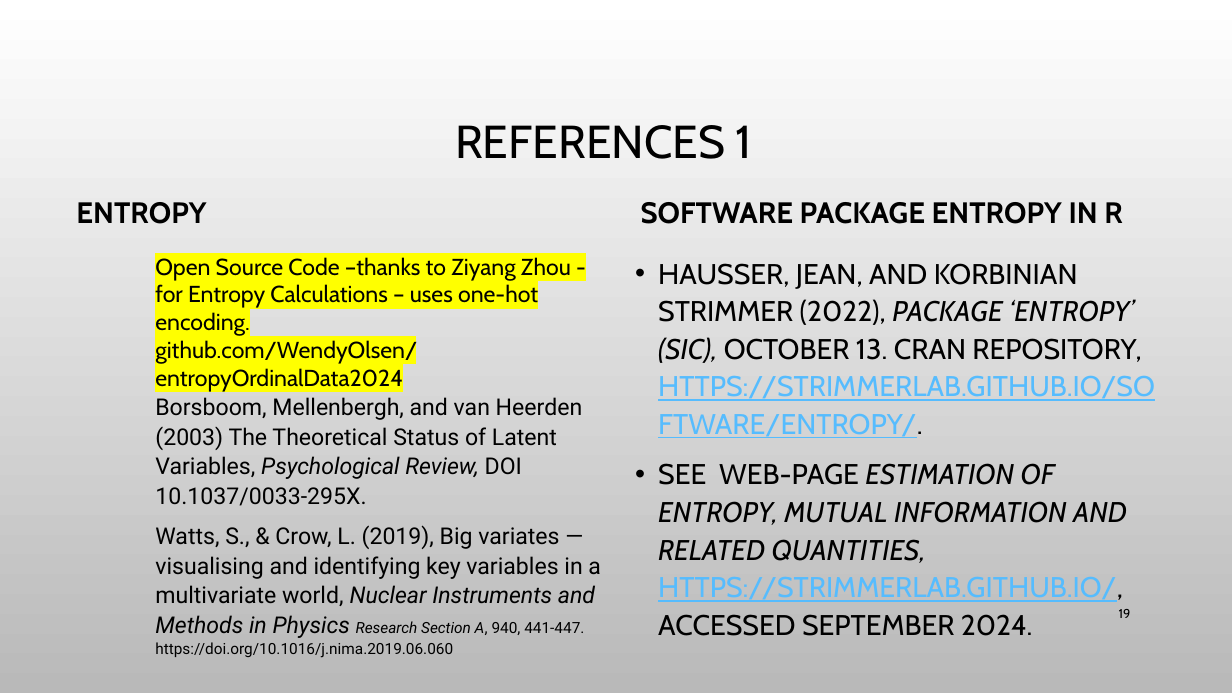
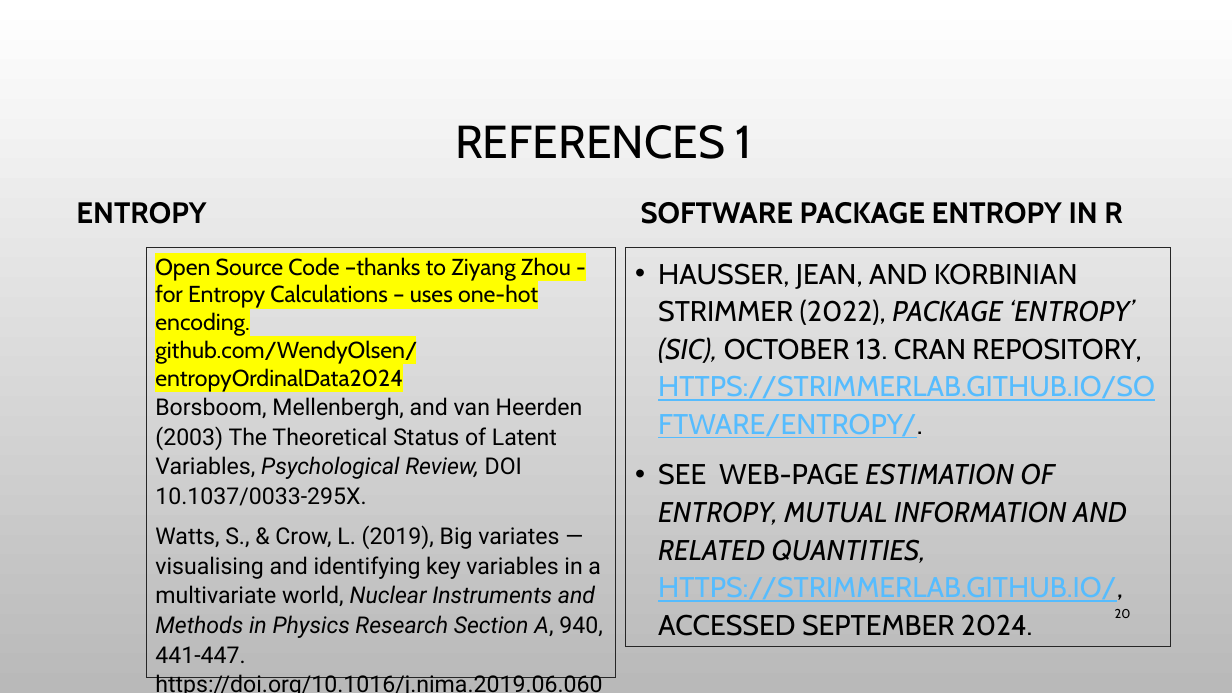
Before and after one commit to WendyOlsen/entropyOrdinalData2024, a slide deck: slide 20 of BSPSConferencePaperEntropyWendy-Olsen.pptx (slide 19 before the commit). Drawn at 1232x693 pixels with LibreOffice and Linux fonts; fonts in the diff are those of the drawing; background and template pictures are left out. Boxes give left, top, right and bottom in pixels: in the first picture for what was removed or moved away, otherwise in the second. Text is boxed around its words. In the diff, an @@ line names an element or a change of style, - is before the commit and + after.

```diff
--- a/BSPSConferencePaperEntropyWendy-Olsen.pptx
+++ b/BSPSConferencePaperEntropyWendy-Olsen.pptx
@@ rectangle "Open Source Code –thanks to ..." at (146,248,616,677): outline none to #262626 0.75 pt @@
@@ rectangle "Open Source Code –thanks to ...": place and size @@
-rectangle "Open Source Code –thanks to ..." at (155,257,601,658)
+rectangle "Open Source Code –thanks to ..." at (146,248,616,677)
@@ text "HAUSSER, JEAN, AND KORBINIAN STRIMMER ...": place and size @@
-text "HAUSSER, JEAN, AND KORBINIAN STRIMMER ..." at (658,263,1155,636)
+text "HAUSSER, JEAN, AND KORBINIAN STRIMMER ..." at (626,248,1170,647)
@@ text "HAUSSER, JEAN, AND KORBINIAN STRIMMER ..." at (626,248,1170,647): outline none to #262626 0.75 pt @@
@@ text in rectangle at (155,525,602,693): size 12 to 18 pt in "Research Section A, 940, 441-447. https://doi.org/10.1016/j. ..." @@
@@ page number at (1115,609,1131,618): text changed @@
-19
+20
```
Also in this commit, not shown: 5 other slides changed, 1 slide added, 11 other files.
